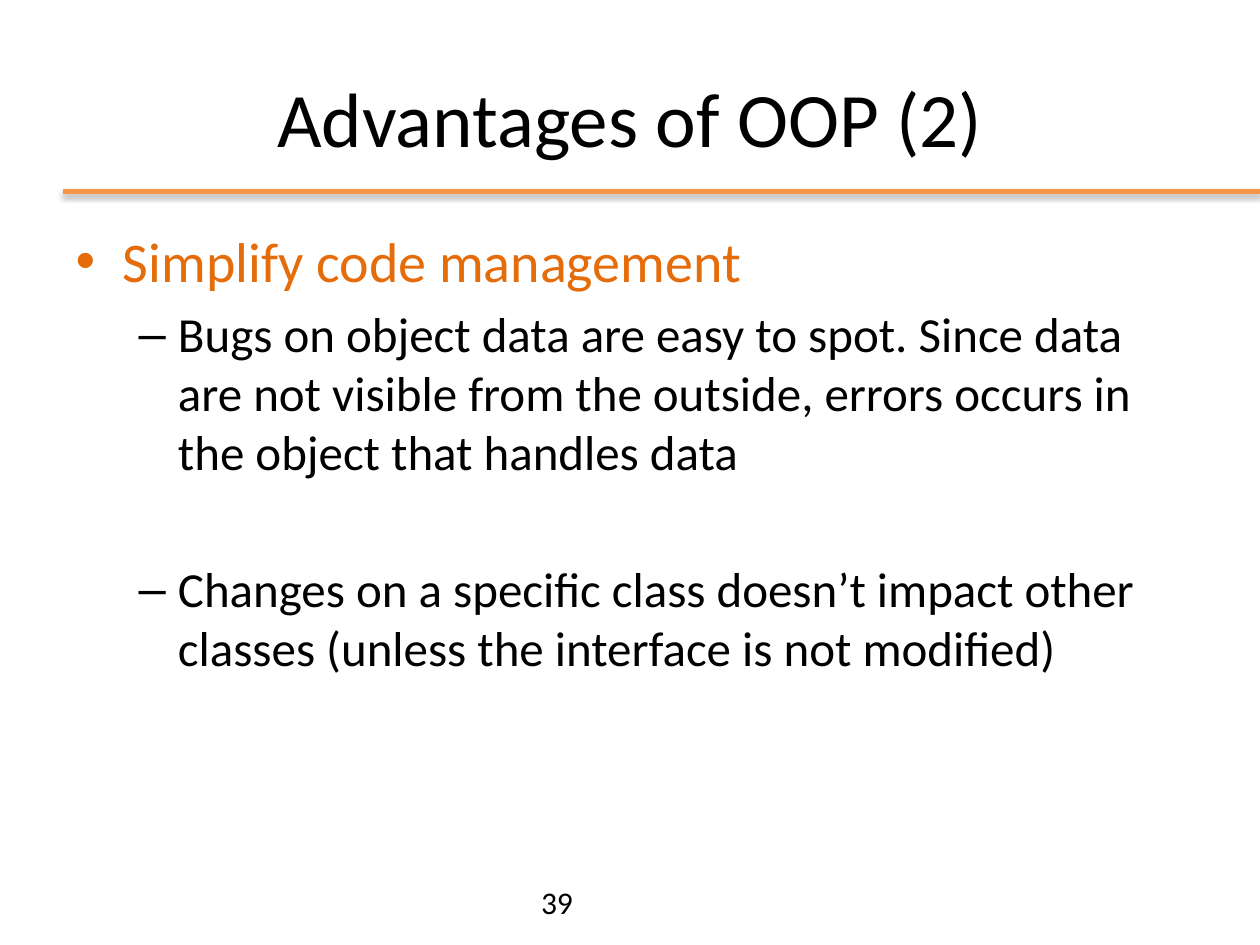
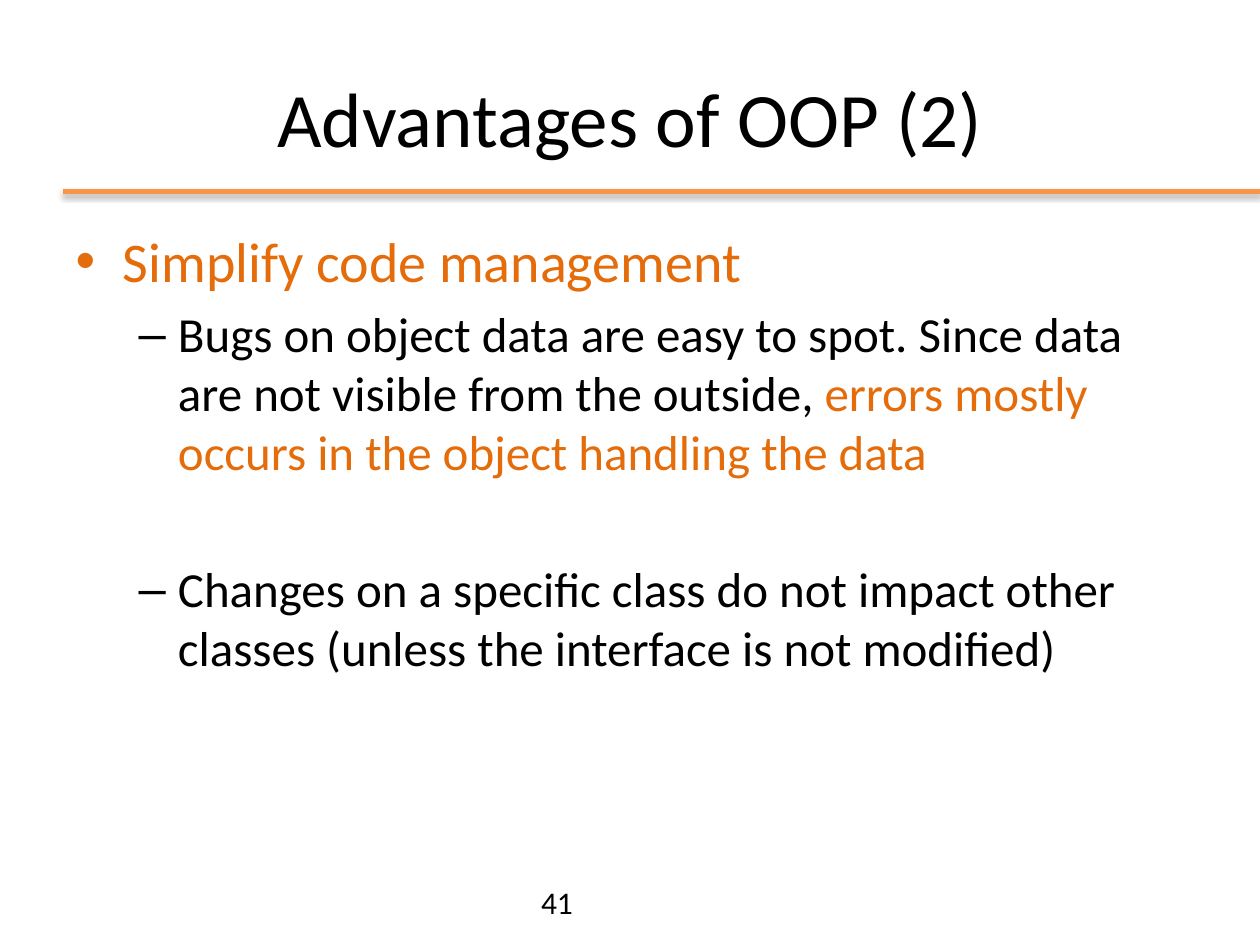
Before and after one commit to giordy97/Programmazione_Oggetti, a slide deck: slide 41 of slides/ppt/01_FromCtoJava.pptx (slide 39 before the commit). Drawn at 1260x945 pixels with LibreOffice and Linux fonts; fonts in the diff are those of the drawing; background and template pictures are left out. Boxes give left, top, right and bottom in pixels: in the first picture for what was removed or moved away, otherwise in the second. Text is boxed around its words. In the diff, an @@ line names an element or a change of style, - is before the commit and + after.

```diff
--- a/slides/ppt/01_FromCtoJava.pptx
+++ b/slides/ppt/01_FromCtoJava.pptx
@@ text at (178,318,1122,673): text changed @@
-  – Bugs on object data are easy to spot. Since data are not visible from the outside, errors occurs in the object that handles data
-  – Changes on a specific class doesn’t impact other classes (unless the interface is not modified)
+  – Bugs on object data are easy to spot. Since data are not visible from the outside, errors mostly occurs in the object handling the data
+  – Changes on a specific class do not impact other classes (unless the interface is not modified)
@@ page number at (541,893,573,914): text changed @@
-39
+41
```
Also in this commit, not shown: 26 other slides changed, 2 slides added, 4 other files.
